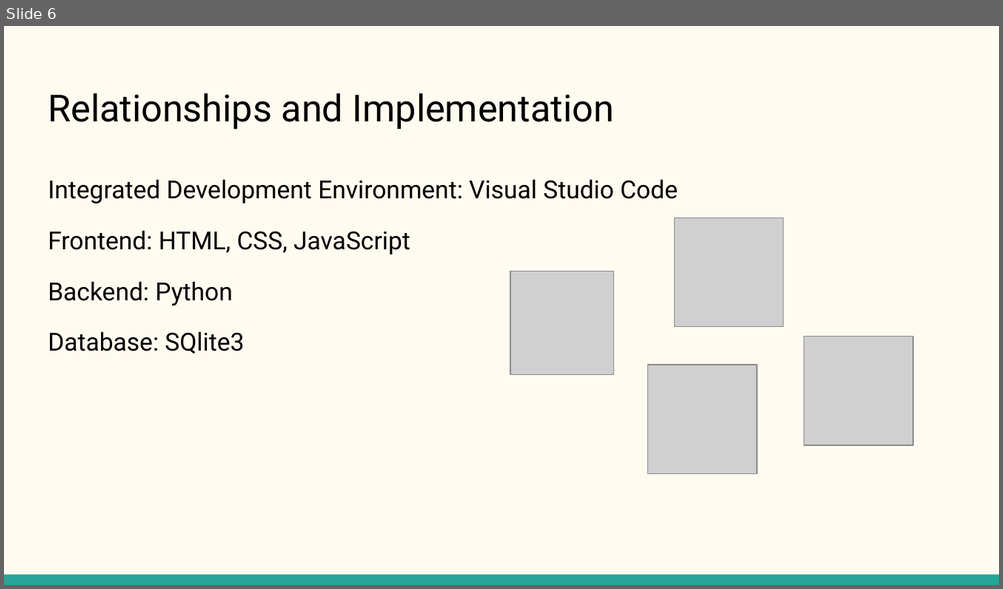
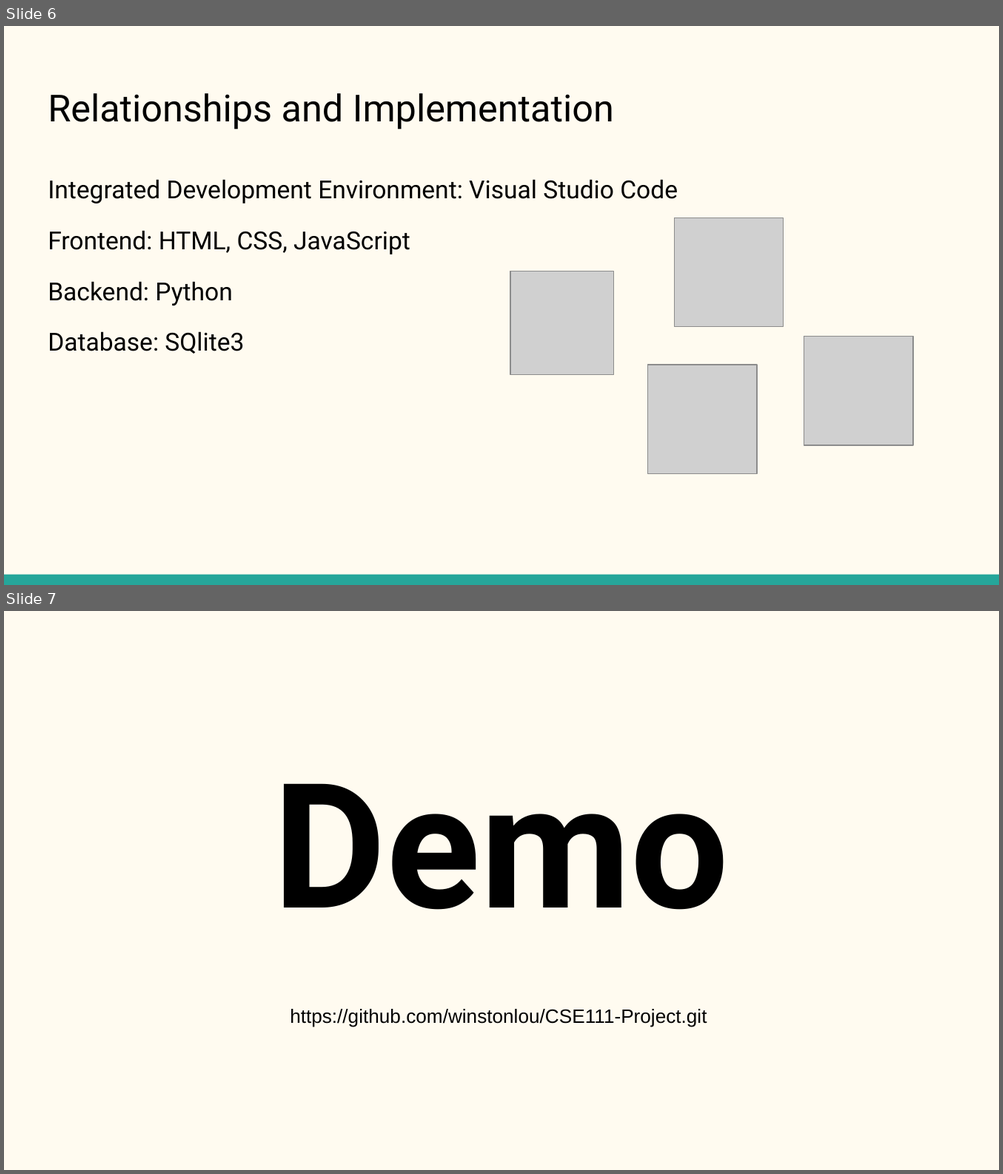
Before and after one commit to winstonlou/CSE111-Project, a slide deck: files&pdfs/CSE111_ProjectUpdated.pptx. Shown one above the other, each under a label of ours: slide 6 before the commit, slides 6 and 7 after it. The pictures are 1003x589 and 1003x1174 pixels, drawn with LibreOffice and Linux fonts; fonts in the diff are those of the drawing; grey boxes stand for pictures. Boxes give left, top, right and bottom in pixels: in the first picture for what was removed or moved away, otherwise in the second. Text is boxed around its words. In the diff, an @@ line names an element or a change of style, - is before the commit and + after.

```diff
--- a/files&pdfs/CSE111_ProjectUpdated.pptx
+++ b/files&pdfs/CSE111_ProjectUpdated.pptx
@@ slide 7 added at [4,611,999,1170], background #FFFBF0 @@
@@ title added at [273,783,729,910], 126 pt, text #000000, bold @@
+Demo
@@ text added at [290,1009,706,1028], 14 pt, text #000000 @@
+https://github.com/winstonlou/CSE111-Project.git
```
Also in this commit, not shown: 1 slide changed, 1 slide removed.
